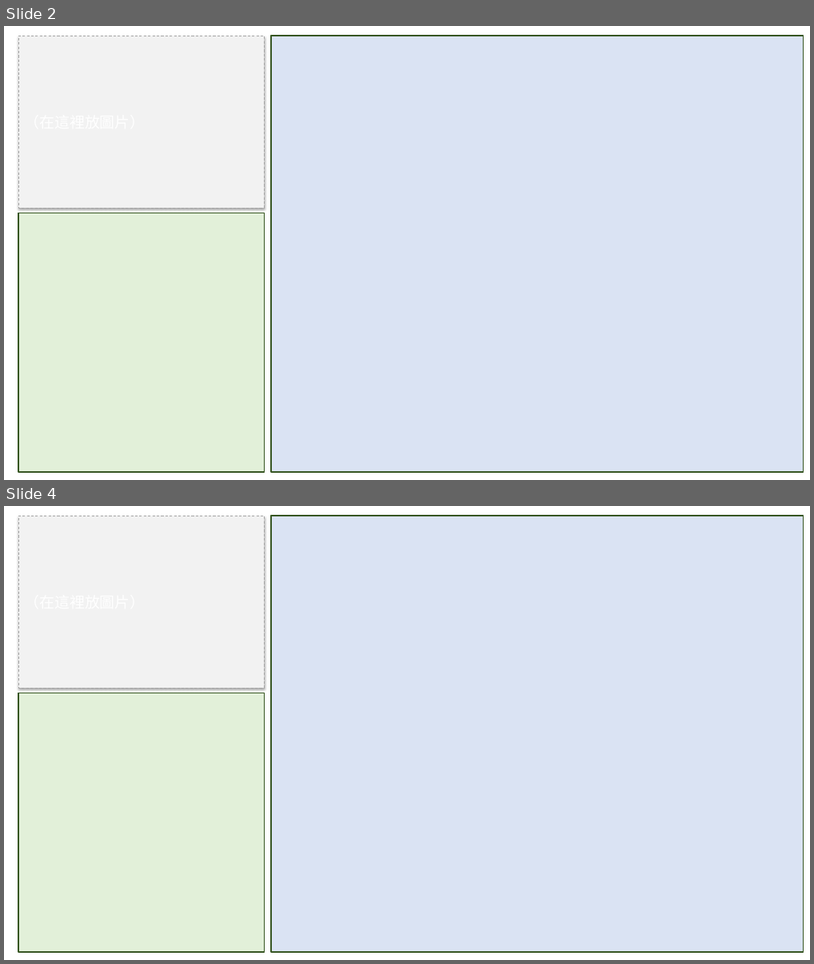
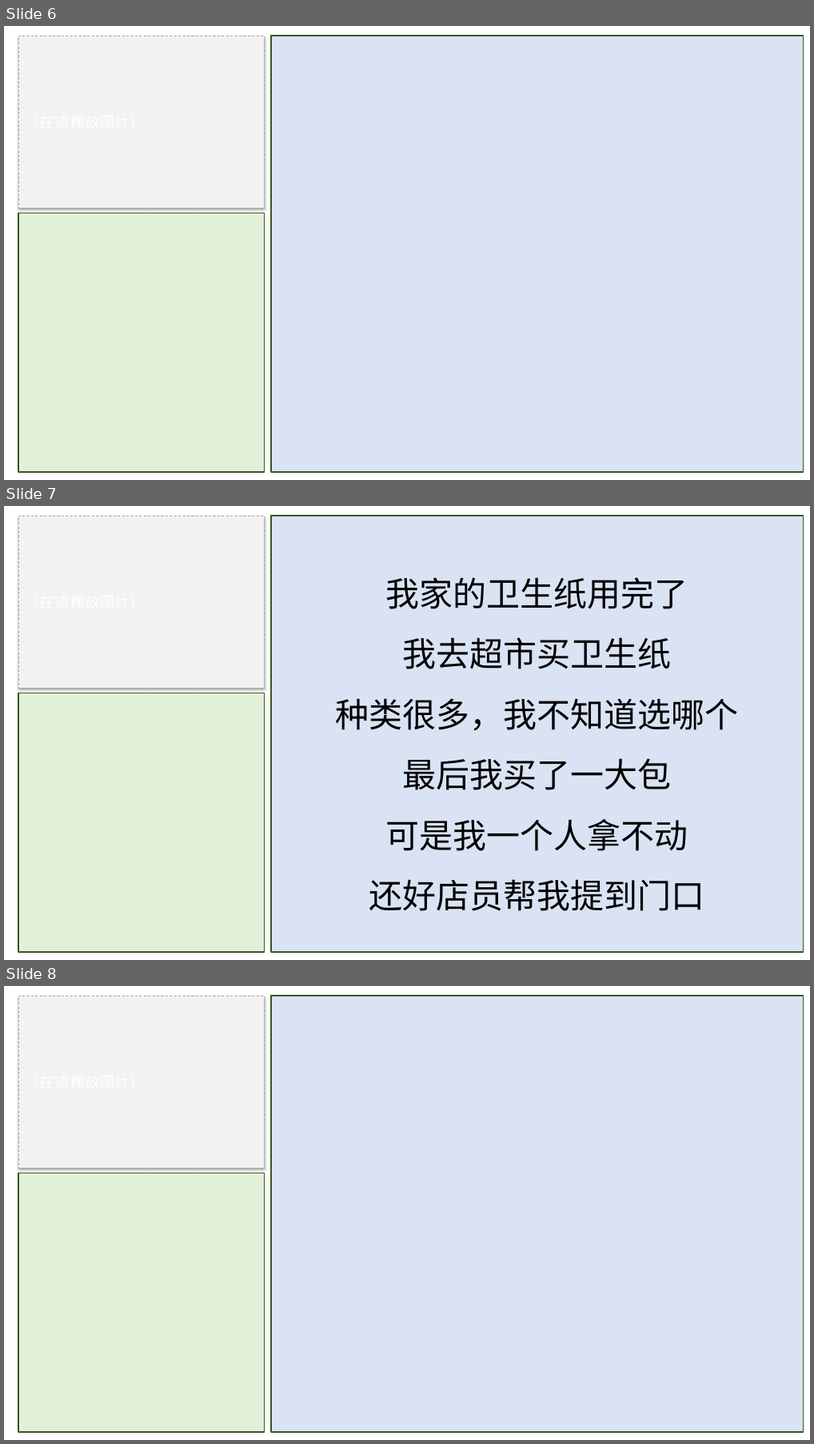
Before and after one commit to wangchiapin/lesson-decks, a slide deck: merged/A2_all.pptx. Shown one above the other, each under a label of ours: slides 2 and 4 before the commit, slides 6, 7 and 8 after it; the slides between them are not shown. The pictures are 814x964 and 814x1444 pixels, drawn with LibreOffice and Linux fonts; fonts in the diff are those of the drawing. Boxes give left, top, right and bottom in pixels: in the first picture for what was removed or moved away, otherwise in the second. Text is boxed around its words. In the diff, an @@ line names an element or a change of style, - is before the commit and + after.

```diff
--- a/merged/A2_all.pptx
+++ b/merged/A2_all.pptx
@@ slide 7 added at bbox=[4, 506, 810, 960], background #FFFFFF @@
@@ rectangle added at bbox=[18, 516, 265, 688], fill #F2F2F2, outline #A6A6A6 0.75 pt dashed @@
@@ rectangle added at bbox=[270, 516, 804, 952], fill #DAE3F3, outline #375623 1.5 pt, 40 pt, text #000000 @@
+我家的卫生纸用完了
+我去超市买卫生纸
+种类很多，我不知道选哪个
+最后我买了一大包
+可是我一个人拿不动
+还好店员帮我提到门口
@@ rectangle added at bbox=[18, 693, 265, 952], fill #E2F0D9, outline #375623 1.5 pt @@
@@ what was slide 2 is now slide 6 @@
@@ what was slide 4 is now slide 8 @@
```
Also in this commit, not shown: 43 other slides added, 23 other files.
